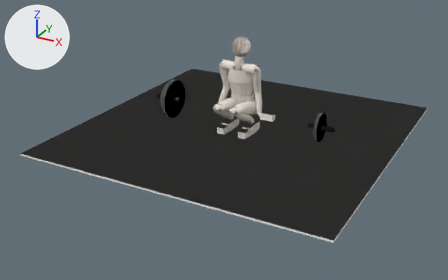
The glTF model assets/exercise_3d/exports/deadlift.glb as it was, and as the next commit left it.
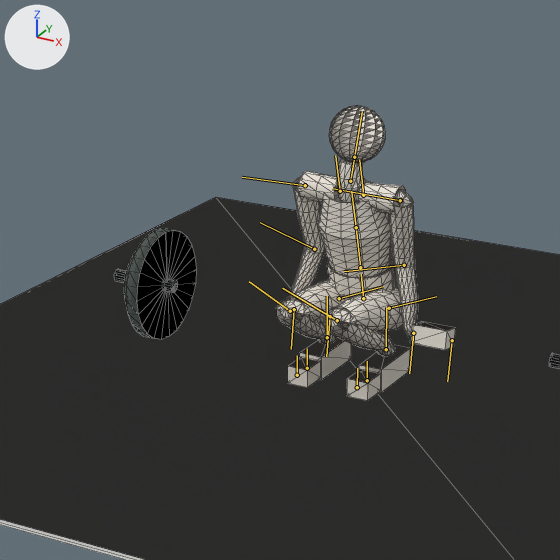
There are two pictures of each version: one whole from a 50 mm lens placed at (2.96, -5.8, 2.72), pointed at (-0.06, -0.31, -0.03), one close up on the part from 26% to 70% of the width and 0% to 70% of the height. Lighting does not change. The marker at upper left points along +X, +Y and +Z. The older version's two pictures come first. Both versions are drawn at frame 0 of the action 'deadlift'; the numbers are the values there. The bones that change, and the others that lie on the model, are drawn over the model as lines in the close-ups. The close-ups show mesh edges as thin lines.

Names of what the first close-up shows: 'barbell', 'floor', 'human_mesh'.
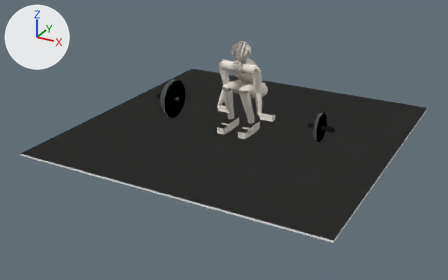
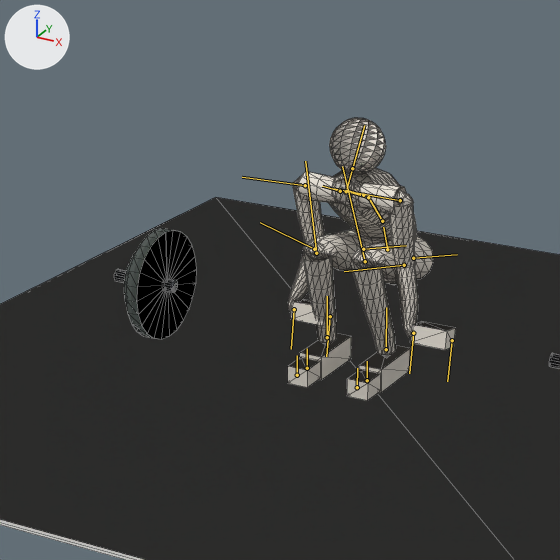
The change in detail:
Bone 'Hips' (bone_hips) moves from (0.0, -0.692, -0.039) to (0.0, -0.551, -0.243).
Bone 'Hips' (bone_hips) turns from (12, 0, 0) to (20, 0, 0) degrees about its own x, y and z.
Bone 'Spine' (bone_spine) turns from (2, 0, 0) to (24, 0, 0) degrees about its own x, y and z.
Bone 'Spine1' (bone_spine1) turns from (0, 0, 0) to (24, 0, 0) degrees about its own x, y and z.
Bone 'Neck' (bone_neck) turns from (-34, 0, 0) to (-102, 0, 0) degrees about its own x, y and z.
Bone 'LeftArm' (bone_leftarm) turns from (0, -179, 89) to (2, -125, 88) degrees about its own x, y and z.
Bone 'RightArm' (bone_rightarm) turns from (0, 1, 91) to (2, 55, 92) degrees about its own x, y and z.
Bone 'LeftUpLeg' (bone_leftupleg) turns from (-114, -1, 1) to (-125, -1, 1) degrees about its own x, y and z.
Bone 'LeftLeg' (bone_leftleg) turns from (158, -2, -2) to (124, -3, -1) degrees about its own x, y and z.
Bone 'LeftFoot' (bone_leftfoot) turns from (-56, 0, -4) to (-19, 0, -4) degrees about its own x, y and z.
Bone 'RightUpLeg' (bone_rightupleg) turns from (-114, 1, -1) to (-125, 1, -1) degrees about its own x, y and z.
Bone 'RightLeg' (bone_rightleg) turns from (158, 2, 2) to (124, 3, 1) degrees about its own x, y and z.
Bone 'RightFoot' (bone_rightfoot) turns from (-56, 0, 4) to (-19, 0, 4) degrees about its own x, y and z.

What differs and where, as boxes (x1, y1, x2, y2) in the close-ups (560 x 560 px):
'human_mesh', posed (7% narrower)
    before: (276, 106, 455, 401)
    after: (288, 118, 455, 401)
bone 'Hips', root to tip
    before: (363, 298) to (361, 274)
    after: (387, 249) to (383, 227)
bone 'Spine', root to tip
    before: (360, 267) to (356, 227)
    after: (382, 221) to (368, 197)
bone 'Spine1', root to tip
    before: (356, 227) to (351, 191)
    after: (368, 197) to (351, 192)
bone 'Neck', root to tip
    before: (350, 181) to (354, 157)
    after: (346, 191) to (352, 168)
bone 'LeftUpLeg', root to tip
    before: (389, 308) to (436, 296)
    after: (413, 258) to (457, 254)
bone 'LeftLeg', root to tip
    before: (337, 320) to (282, 288)
    after: (365, 261) to (342, 166)
bone 'RightUpLeg', root to tip
    before: (339, 298) to (383, 286)
    after: (363, 249) to (406, 245)
bone 'RightLeg', root to tip
    before: (290, 311) to (249, 281)
    after: (316, 253) to (305, 161)
